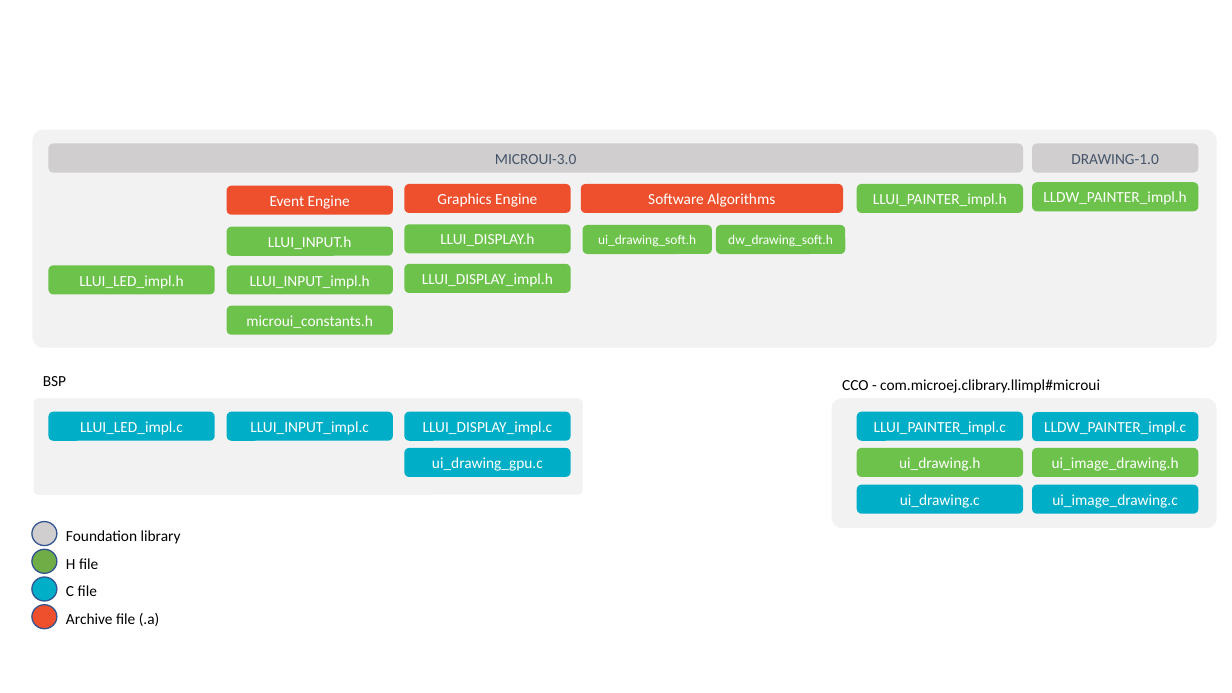
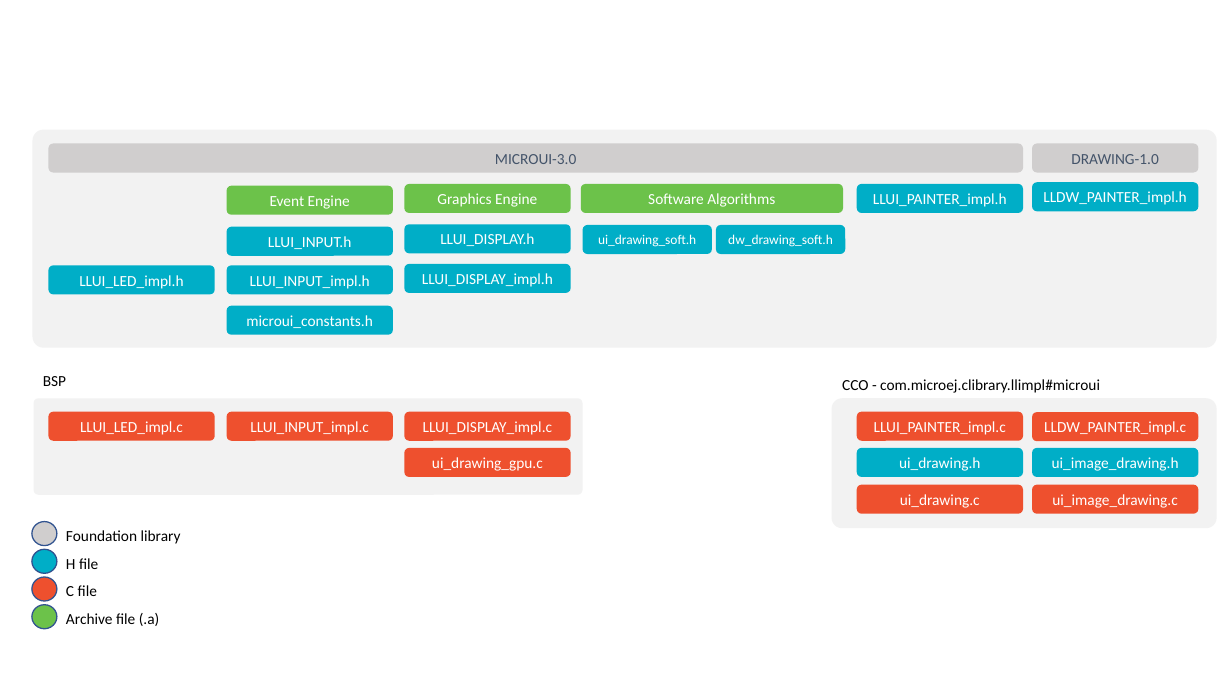
Before and after one commit to MicroEJ/docs, a slide deck: slide 1 of VEEPortingGuide/images/uiLL.pptx. Drawn at 1232x693 pixels with LibreOffice and Linux fonts; fonts in the diff are those of the drawing. Boxes give left, top, right and bottom in pixels: in the first picture for what was removed or moved away, otherwise in the second. Text is boxed around its words. In the diff, an @@ line names an element or a change of style, - is before the commit and + after.

```diff
--- a/VEEPortingGuide/images/uiLL.pptx
+++ b/VEEPortingGuide/images/uiLL.pptx
@@ fill #6CC24A to #00AEC7 in 12 elements at <box>405,264,571,293</box>, <box>857,184,1023,213</box>, <box>857,448,1023,477</box>, <box>583,225,713,253</box>, <box>405,225,571,253</box>, <box>226,265,393,294</box>, <box>226,226,393,255</box>, <box>48,265,214,294</box>, <box>1032,182,1199,211</box>, <box>1032,448,1199,477</box>, <box>716,225,846,253</box>, <box>226,306,393,335</box> @@
@@ ellipse at <box>32,549,57,573</box>: fill #70AD47 to #00AEC7 @@
@@ fill #00AEC7 to #EE502E in 9 elements at <box>857,412,1023,441</box>, <box>1032,412,1199,441</box>, <box>226,412,393,441</box>, <box>405,412,571,441</box>, <box>48,412,214,441</box>, <box>405,448,571,477</box>, <box>857,485,1023,514</box>, <box>1032,485,1199,514</box>, <box>32,577,57,601</box> @@
@@ fill #EE502E to #6CC24A in 4 elements at <box>405,184,571,213</box>, <box>226,186,393,214</box>, <box>581,184,844,213</box>, <box>32,604,57,628</box> @@
```
Also in this commit, not shown: 5 other slides changed, 16 other files.
